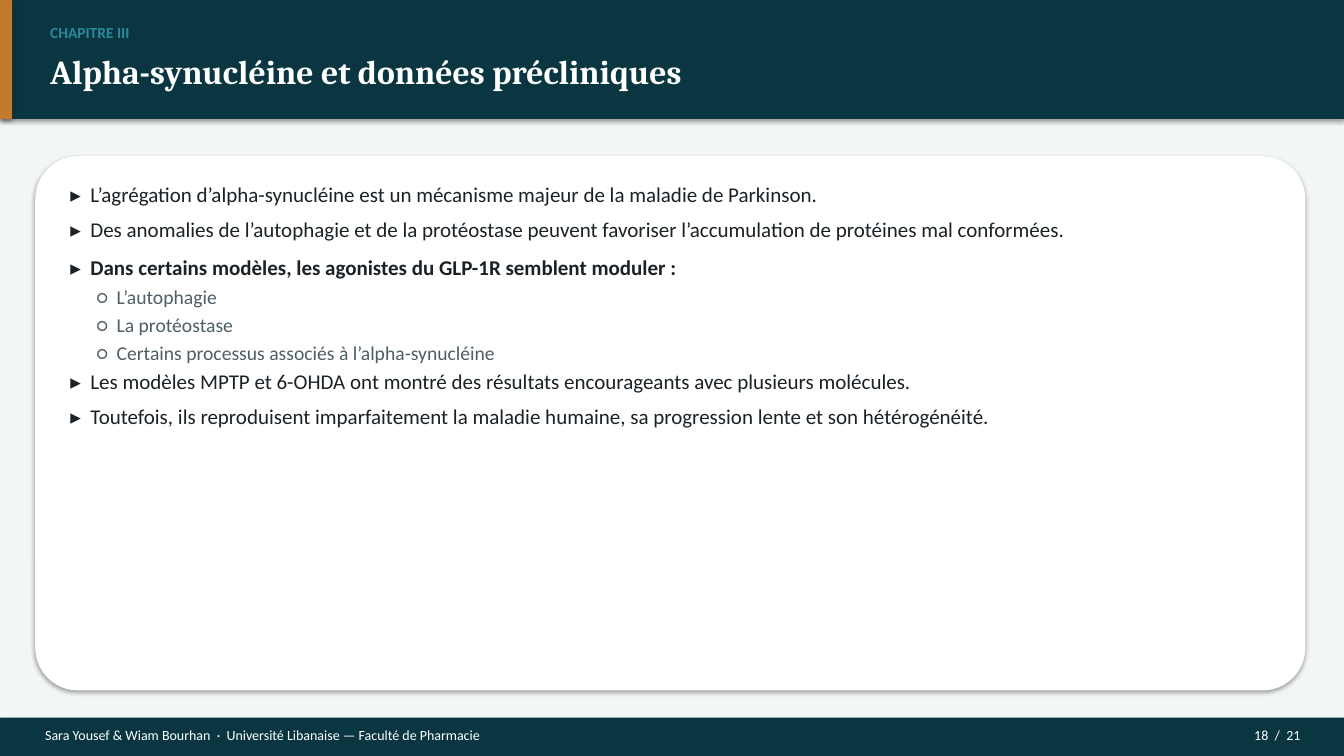
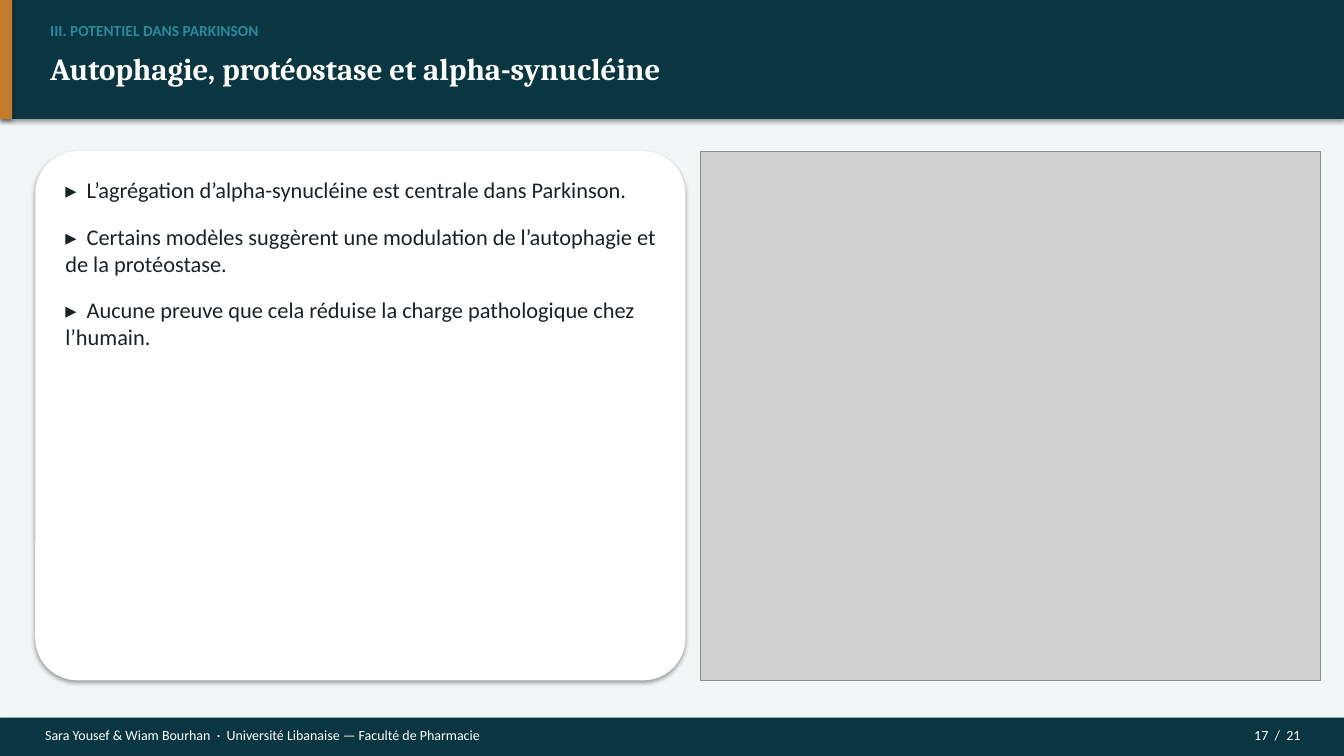
Before and after one commit to Mashtal-Platform/mashtal-platform, a slide deck: slide 17 of docs/presentation/Soutenance_GLP1_Parkinson.pptx (slide 18 before the commit). Drawn at 1344x756 pixels with LibreOffice and Linux fonts; fonts in the diff are those of the drawing; grey boxes stand for pictures. Boxes give left, top, right and bottom in pixels: in the first picture for what was removed or moved away, otherwise in the second. Text is boxed around its words. In the diff, an @@ line names an element or a change of style, - is before the commit and + after.

```diff
--- a/docs/presentation/Soutenance_GLP1_Parkinson.pptx
+++ b/docs/presentation/Soutenance_GLP1_Parkinson.pptx
@@ text at [50,26,259,36]: text changed @@
-CHAPITRE III
+III. POTENTIEL DANS PARKINSON
@@ text at [50,58,660,87]: text changed; size 24 to 22 pt @@
-Alpha-synucléine et données précliniques
+Autophagie, protéostase et alpha-synucléine
@@ rounded rectangle: place and size @@
-rounded rectangle at [35,156,1306,691]
+rounded rectangle at [35,151,686,681]
@@ picture added at [701,151,1321,681] @@
@@ text added at [65,182,655,345], 16 pt, text #1A2226 @@
+▸ L’agrégation d’alpha-synucléine est centrale dans Parkinson.
+▸ Certains modèles suggèrent une modulation de l’autophagie et de la protéostase.
+▸ Aucune preuve que cela réduise la charge pathologique chez l’humain.
@@ text removed at [90,187,1064,428] @@
-▸ L’agrégation d’alpha-synucléine est un mécanisme majeur de la maladie de Parkinson.
-▸ Des anomalies de l’autophagie et de la protéostase peuvent favoriser l’accumulation de protéines mal conformées.
-▸ Dans certains modèles, les agonistes du GLP-1R semblent moduler :
-○ L’autophagie
-○ La protéostase
-○ Certains processus associés à l’alpha-synucléine
-▸ Les modèles MPTP et 6-OHDA ont montré des résultats encourageants avec plusieurs molécules.
-▸ Toutefois, ils reproduisent imparfaitement la maladie humaine, sa progression lente et son hétérogénéité.
@@ text at [1254,731,1300,740]: text changed @@
-18 / 21
+17 / 21
```
Also in this commit, not shown: 13 other slides changed, 7 slides added, 7 slides removed, 22 other files.
